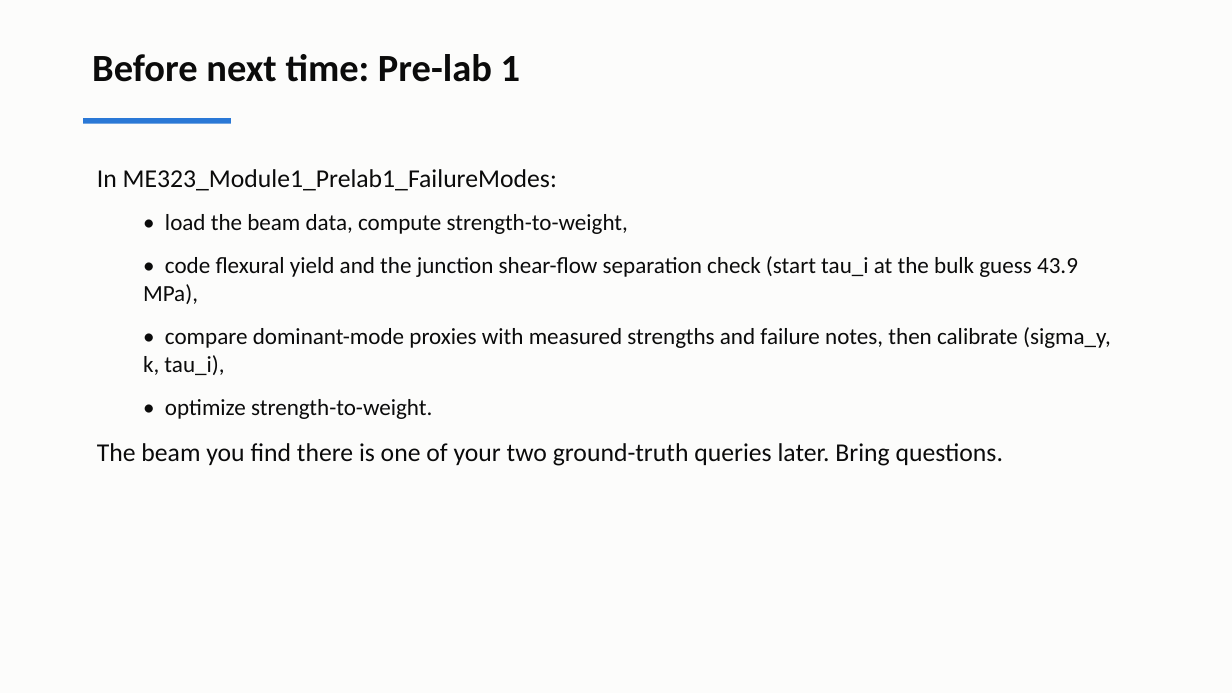
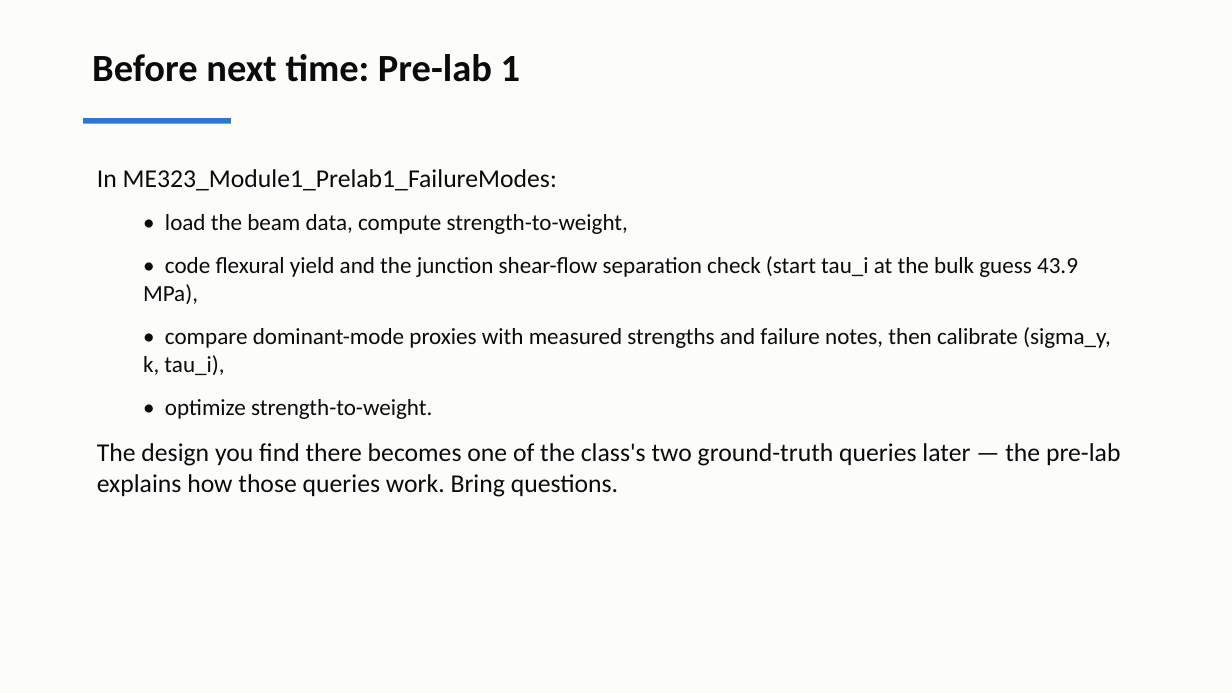
Before and after one commit to andrewvoss8-boop/core-me-data-science-activities-public, a slide deck: slide 23 of me323/Module1_drafts/ME323_Module1_Lecture1.pptx. Drawn at 1232x693 pixels with LibreOffice and Linux fonts; fonts in the diff are those of the drawing. Boxes give left, top, right and bottom in pixels: in the first picture for what was removed or moved away, otherwise in the second. Text is boxed around its words. In the diff, an @@ line names an element or a change of style, - is before the commit and + after.

```diff
--- a/me323/Module1_drafts/ME323_Module1_Lecture1.pptx
+++ b/me323/Module1_drafts/ME323_Module1_Lecture1.pptx
@@ text at (x1=97, y1=443, x2=1120, y2=497): text changed @@
-The beam you find there is one of your two ground-truth queries later. Bring questions.
+The design you find there becomes one of the class's two ground-truth queries later — the pre-lab explains how those queries work. Bring questions.
```
Also in this commit, not shown: 1 other slide changed, 15 other files.
